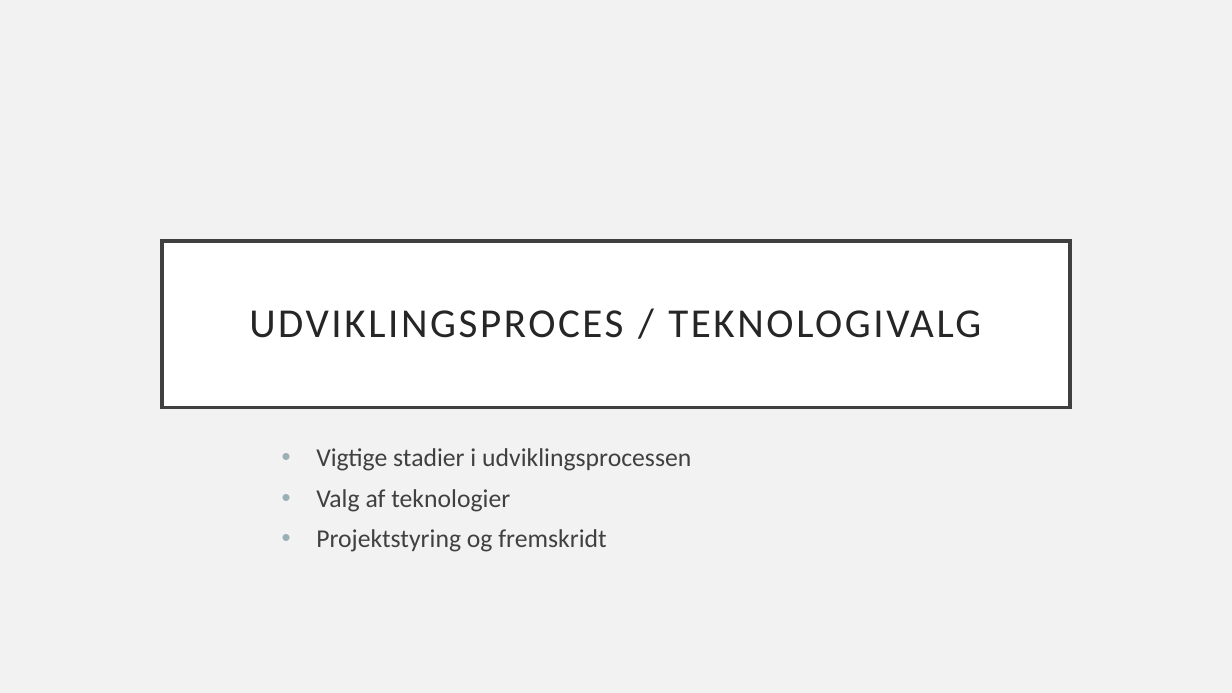
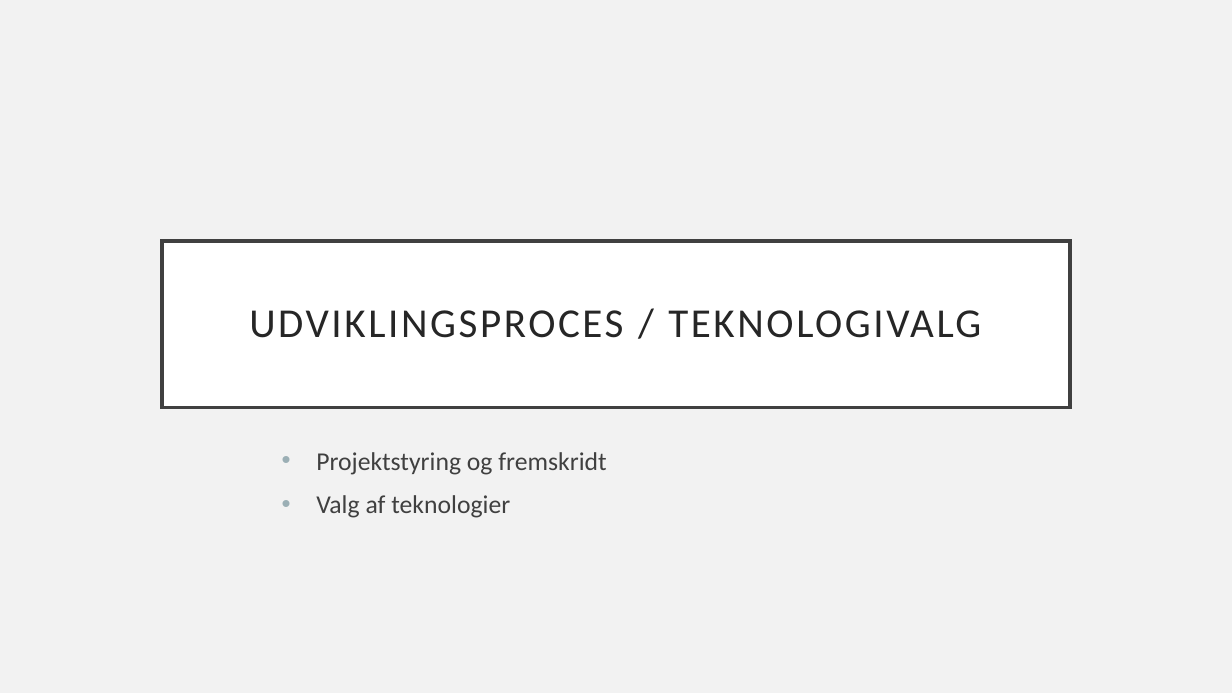
Before and after one commit to MichaelAggerholm/Apprentice_Test, a slide deck: slide 4 of Assets/Documents/Præsentation-sidernesVerden.pptx. Drawn at 1232x693 pixels with LibreOffice and Linux fonts; fonts in the diff are those of the drawing. Boxes give left, top, right and bottom in pixels: in the first picture for what was removed or moved away, otherwise in the second. Text is boxed around its words. In the diff, an @@ line names an element or a change of style, - is before the commit and + after.

Commit message:
præsentation udvikling.

```diff
--- a/Assets/Documents/Præsentation-sidernesVerden.pptx
+++ b/Assets/Documents/Præsentation-sidernesVerden.pptx
@@ subtitle at (x1=316, y1=452, x2=606, y2=475): text changed @@
-• Vigtige stadier i udviklingsprocessen
+• Projektstyring og fremskridt
@@ subtitle at (x1=316, y1=495, x2=510, y2=518): line spacing 0.9 to 1 @@
@@ subtitle at (x1=316, y1=529, x2=606, y2=552): paragraph removed @@
-• Projektstyring og fremskridt
```
Also in this commit, not shown: 3 other slides changed, 1 slide added, 1 slide removed.
